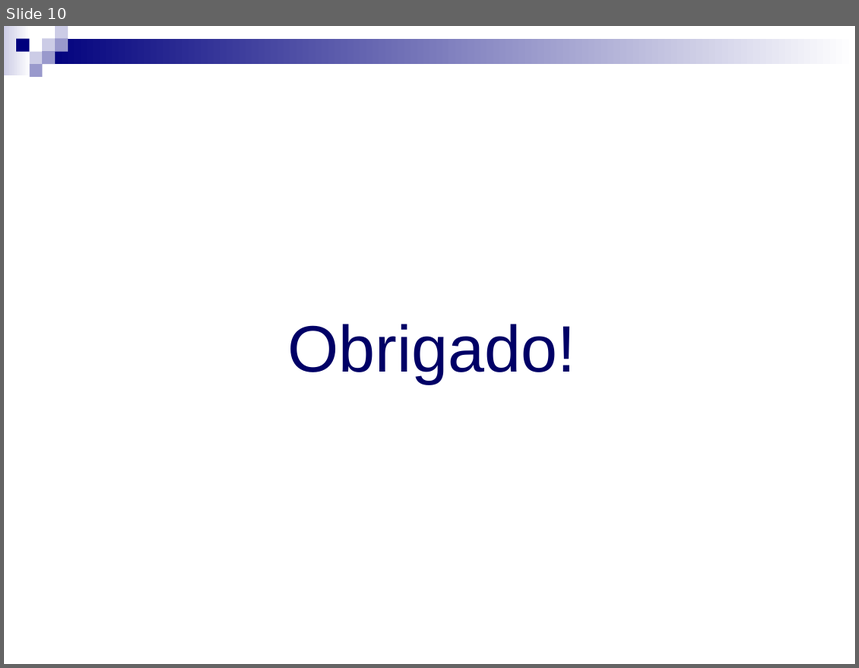
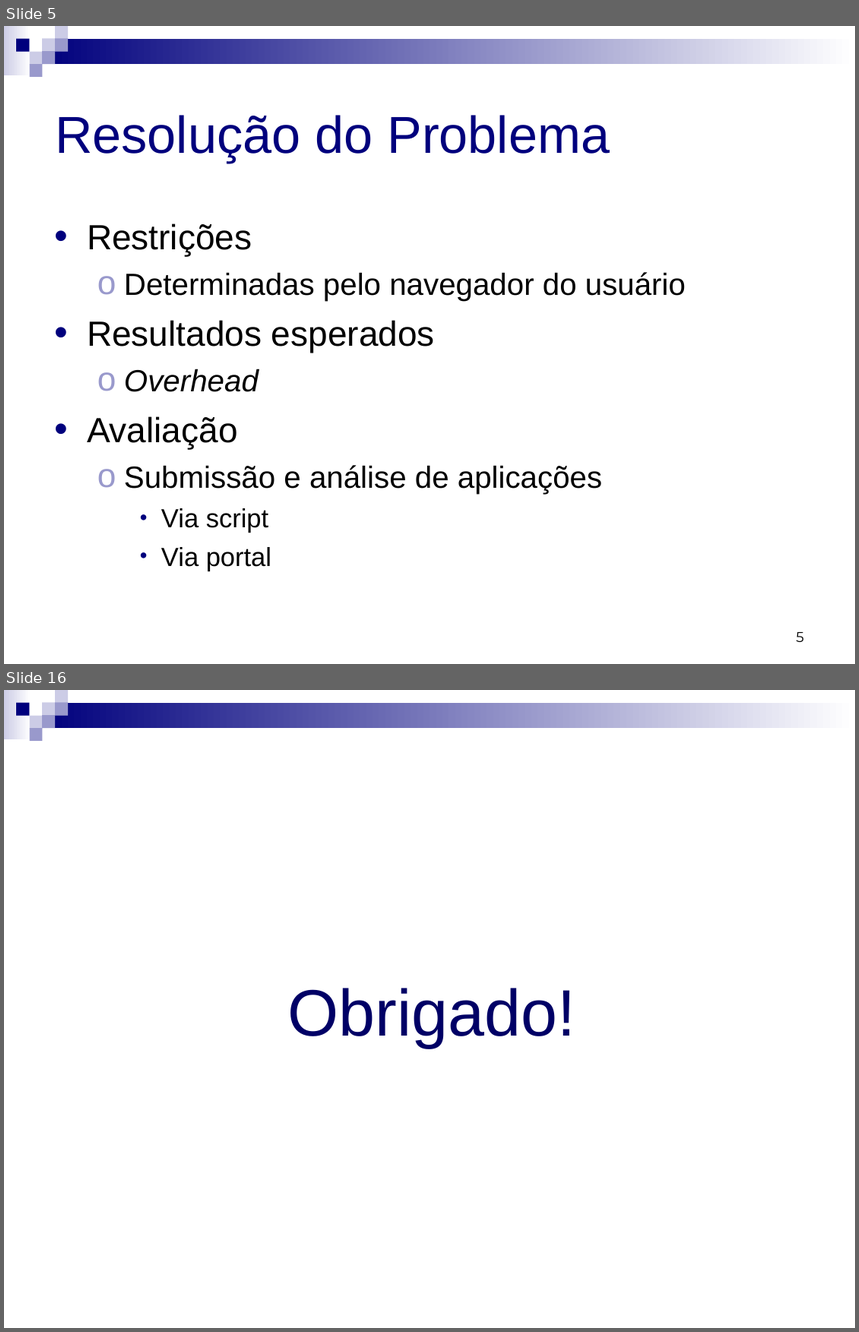
Before and after one commit to micheldavid/tcc-michel, a slide deck: Defesa/Michel David da Costa - Defesa - Apresentação.ppt. Shown one above the other, each under a label of ours: slide 10 before the commit, slides 5 and 16 after it; the slides between them are not shown. The pictures are 859x668 and 859x1332 pixels, drawn with LibreOffice and Linux fonts; fonts in the diff are those of the drawing. Boxes give left, top, right and bottom in pixels: in the first picture for what was removed or moved away, otherwise in the second. Text is boxed around its words. In the diff, an @@ line names an element or a change of style, - is before the commit and + after.

```diff
--- a/Defesa/Michel David da Costa - Defesa - Apresentação.ppt
+++ b/Defesa/Michel David da Costa - Defesa - Apresentação.ppt
@@ slide 5 added at (4,26,855,664), background #FFFFFF; not listed: 9 template elements that a slide beside it also shows @@
@@ title added at (55,115,610,162), 44 pt, text #00007D @@
+Resolução do Problema
@@ text added at (87,224,686,572), 25.9 pt, text #000000 @@
+• Restrições
+  ο Determinadas pelo navegador do usuário
+• Resultados esperados
+  ο Overhead
+• Avaliação
+  ο Submissão e análise de aplicações
+    • Via script
+    • Via portal
@@ page number added at (796,632,804,642), 12 pt, text #000000 @@
+5
@@ what was slide 10 is now slide 16 @@
```
Also in this commit, not shown: 4 slides changed, 16 other slides added, 7 slides removed, 1 other file.
